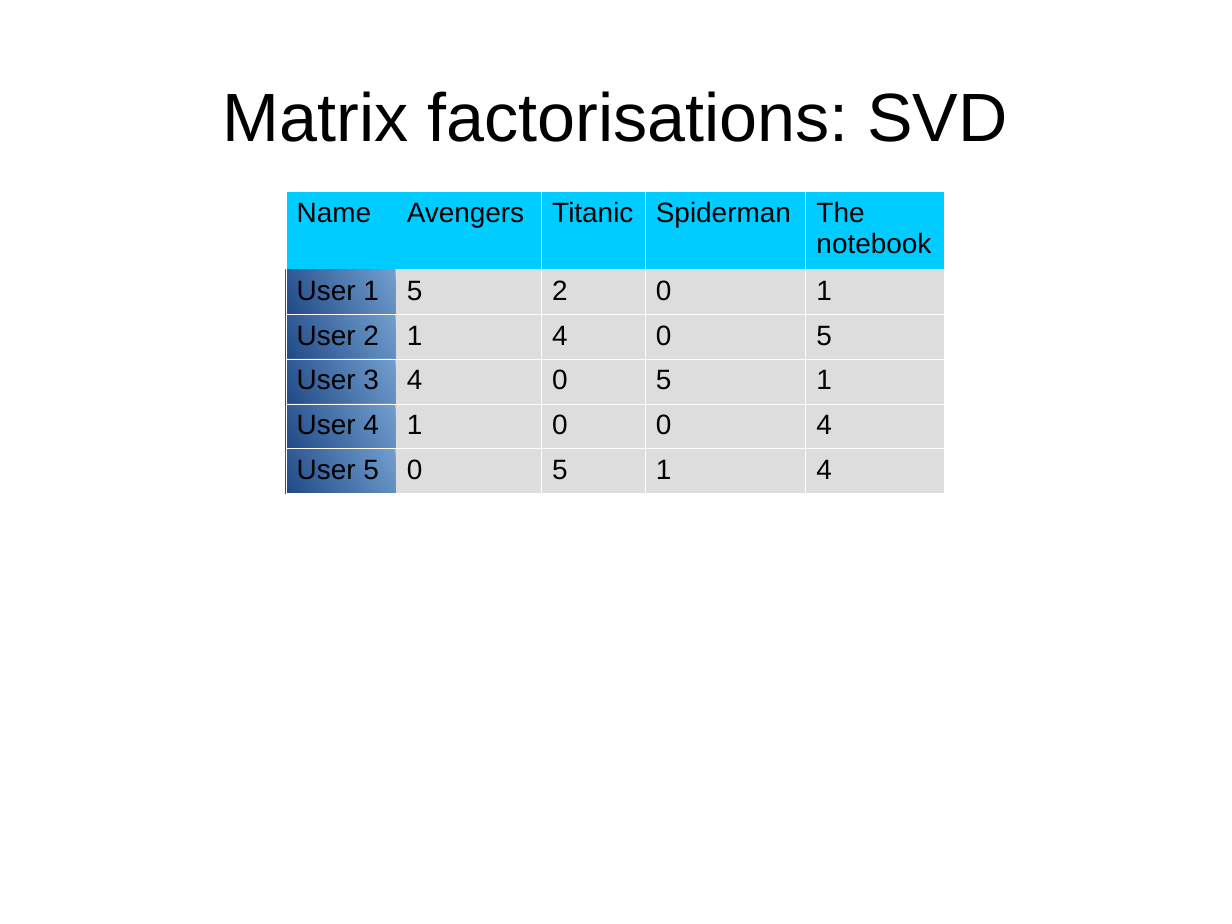
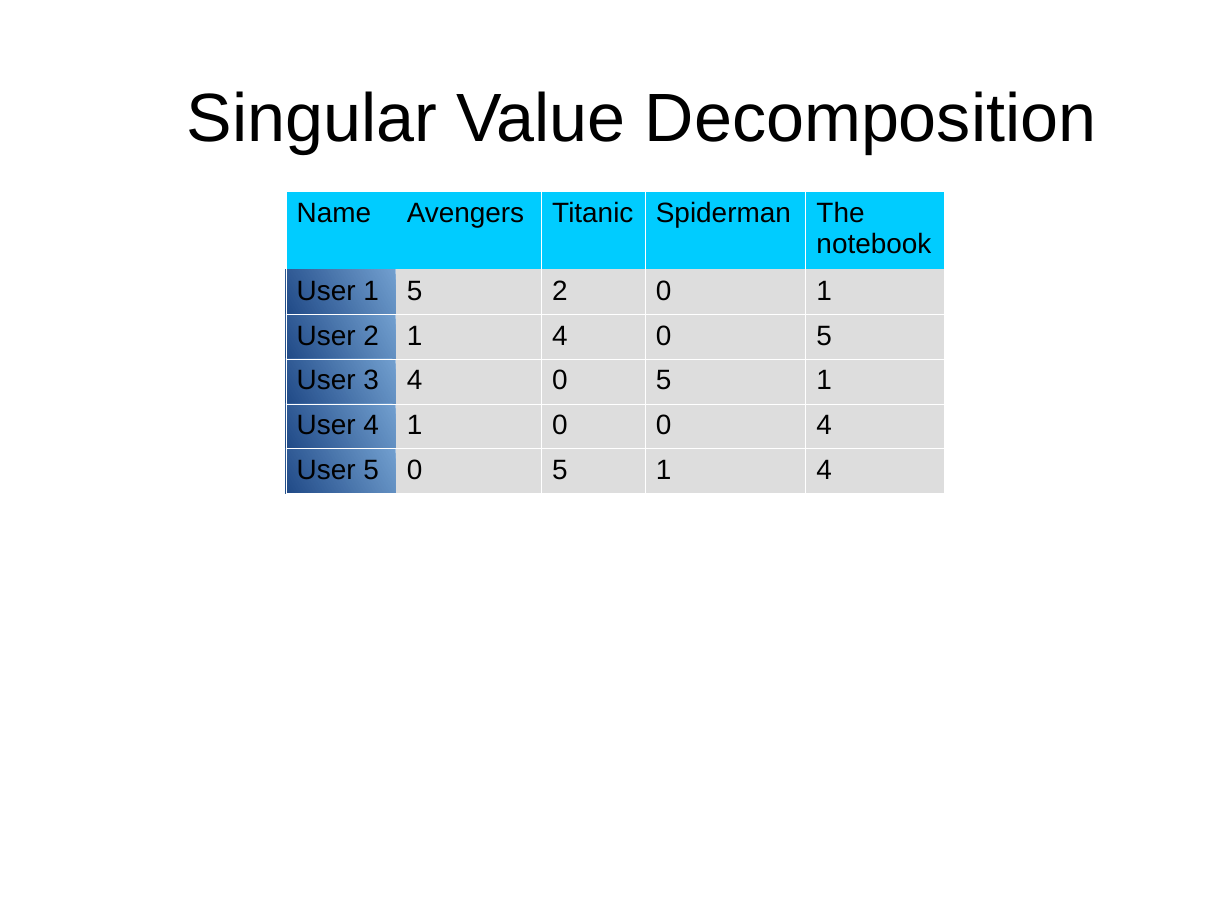
Before and after one commit to DriesSmit/Recommendation-System, a slide deck: slide 18 of Presentation.odp. Drawn at 1232x924 pixels with LibreOffice and Linux fonts; fonts in the diff are those of the drawing. Boxes give left, top, right and bottom in pixels: in the first picture for what was removed or moved away, otherwise in the second. Text is boxed around its words. In the diff, an @@ line names an element or a change of style, - is before the commit and + after.

```diff
--- a/Presentation.odp
+++ b/Presentation.odp
@@ title at box(187, 91, 1096, 153): text changed @@
-Matrix factorisations: SVD
+  Singular Value Decomposition
```
Also in this commit, not shown: 2 other slides changed, 11 slides added, 1 slide removed, 4 other files.
